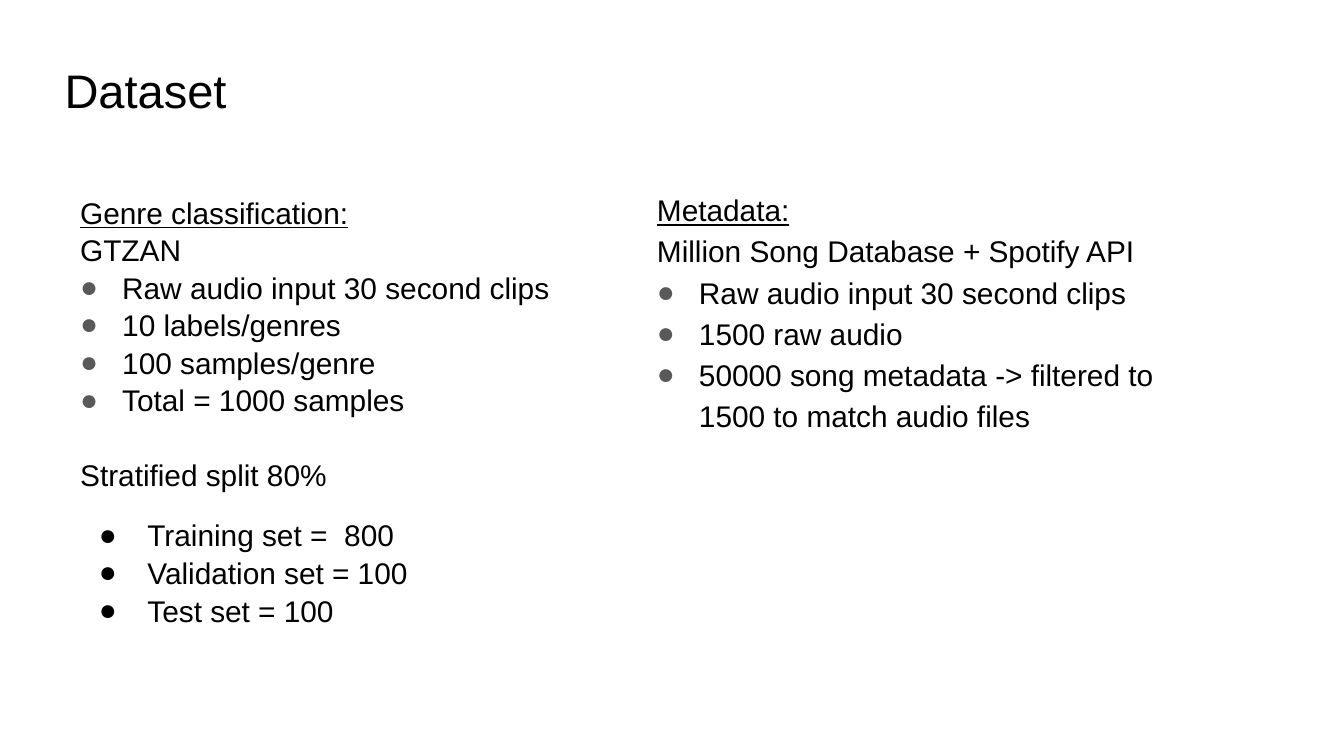
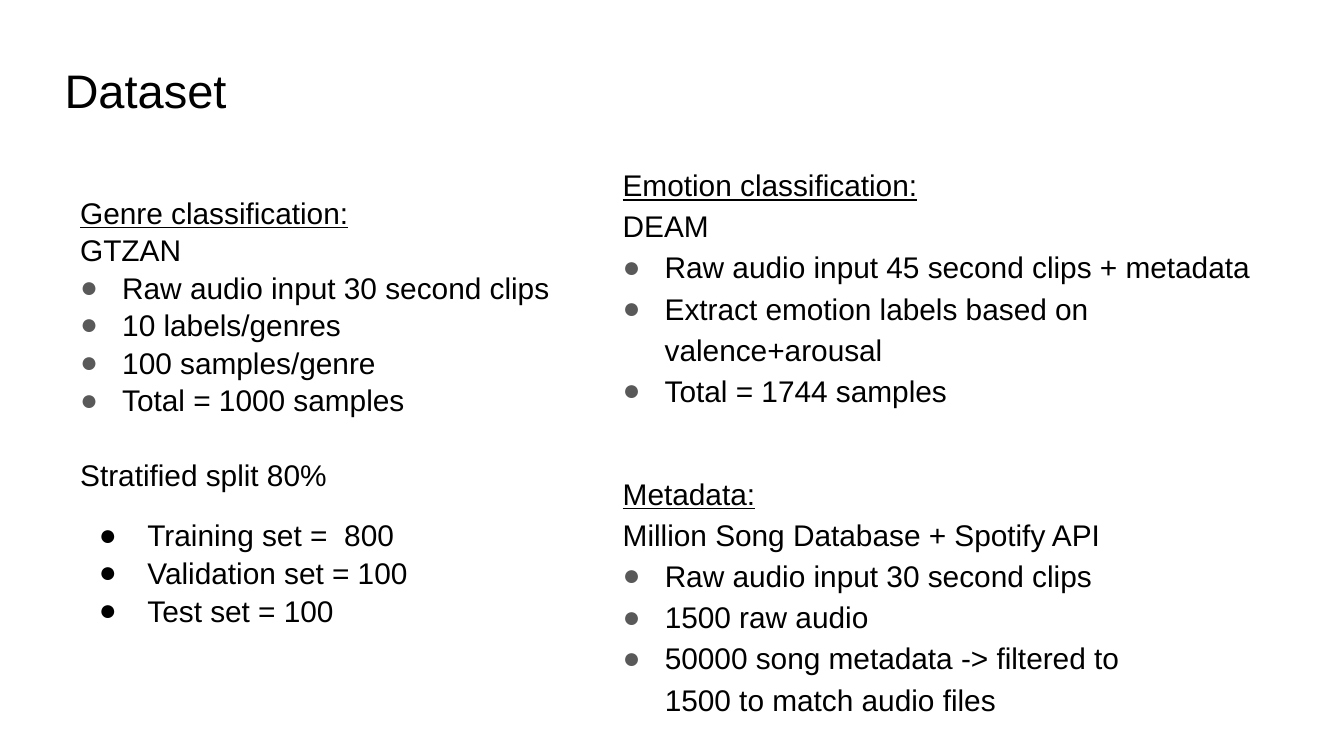
Before and after one commit to johnsaveus/Multimodal, a slide deck: slide 6 of SongSimilarityRetrieval.pptx. Drawn at 1344x756 pixels with LibreOffice and Linux fonts; fonts in the diff are those of the drawing. Boxes give left, top, right and bottom in pixels: in the first picture for what was removed or moved away, otherwise in the second. Text is boxed around its words. In the diff, an @@ line names an element or a change of style, - is before the commit and + after.

```diff
--- a/SongSimilarityRetrieval.pptx
+++ b/SongSimilarityRetrieval.pptx
@@ text added at bbox=[623, 174, 1250, 407], 16 pt, text #000000 @@
+Emotion classification:
+DEAM
+● Raw audio input 45 second clips + metadata
+● Extract emotion labels based on valence+arousal
+● Total = 1744 samples
@@ text "Metadata:": place and size @@
-text "Metadata:" at bbox=[657, 199, 1153, 428]
+text "Metadata:" at bbox=[623, 483, 1119, 712]
```
Also in this commit, not shown: 2 other slides changed, 1 slide added.
